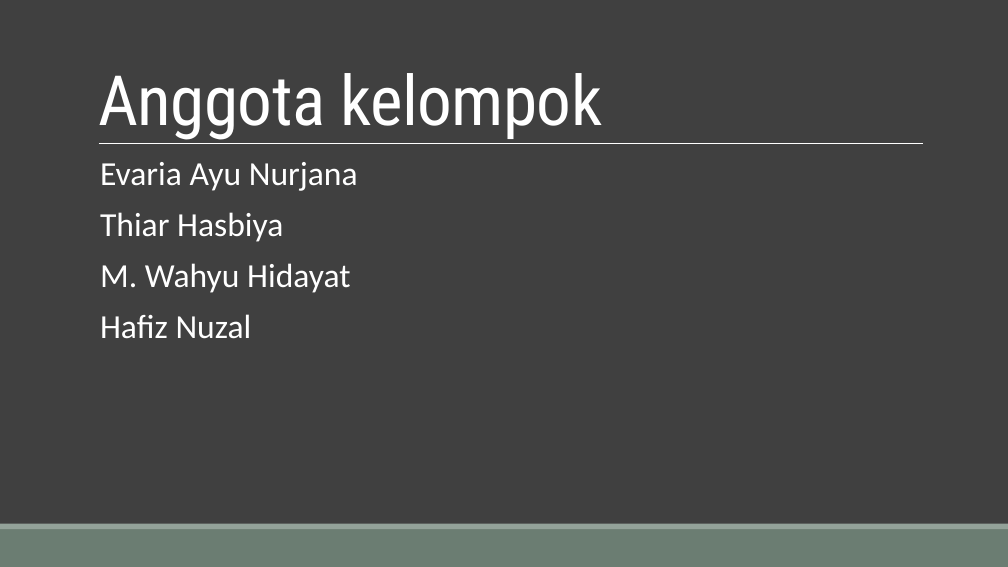
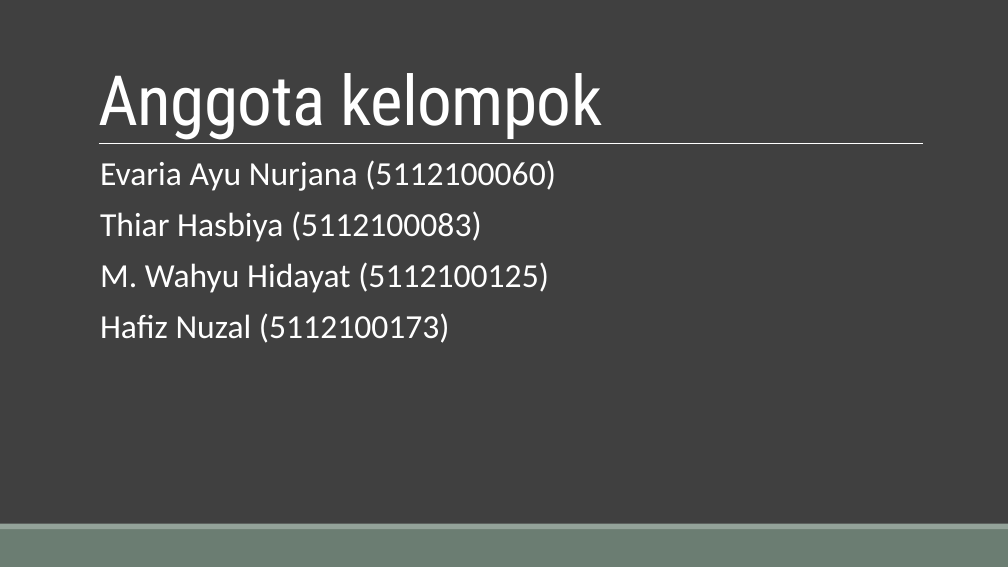
Before and after one commit to Tugas-KIJ/KIJ, a slide deck: slide 2 of docs/algoritma.pptx. Drawn at 1008x567 pixels with LibreOffice and Linux fonts; fonts in the diff are those of the drawing. Boxes give left, top, right and bottom in pixels: in the first picture for what was removed or moved away, otherwise in the second. Text is boxed around its words. In the diff, an @@ line names an element or a change of style, - is before the commit and + after.

Commit message:
update ppt dan upload dokumentasi

```diff
--- a/docs/algoritma.pptx
+++ b/docs/algoritma.pptx
@@ text at <box>100,160,556,343</box>: text changed @@
-  Evaria Ayu Nurjana
-  Thiar Hasbiya
-  M. Wahyu Hidayat
-  Hafiz Nuzal
+  Evaria Ayu Nurjana (5112100060)
+  Thiar Hasbiya (5112100083)
+  M. Wahyu Hidayat (5112100125)
+  Hafiz Nuzal (5112100173)
```
Also in this commit, not shown: 1 other file.
